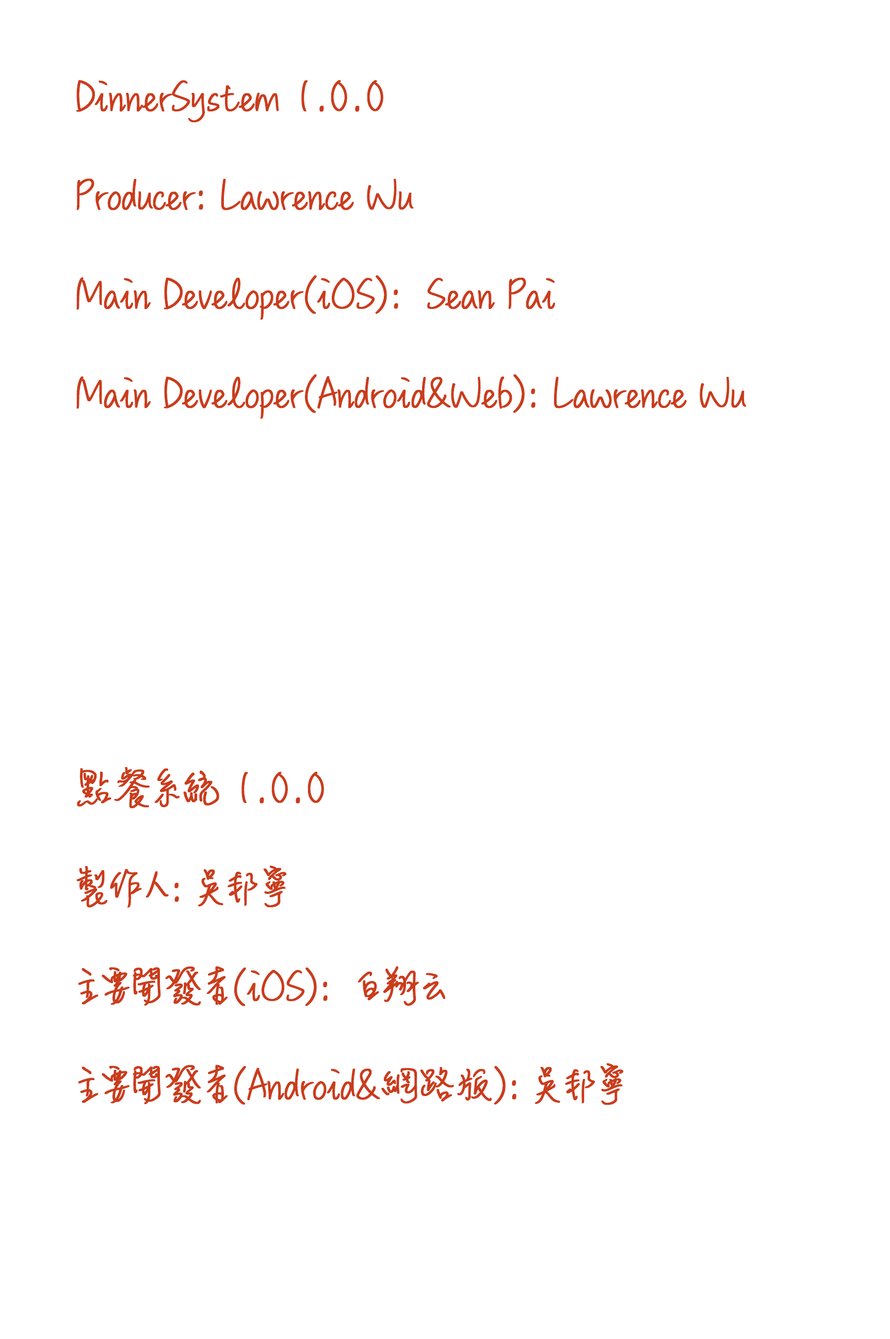
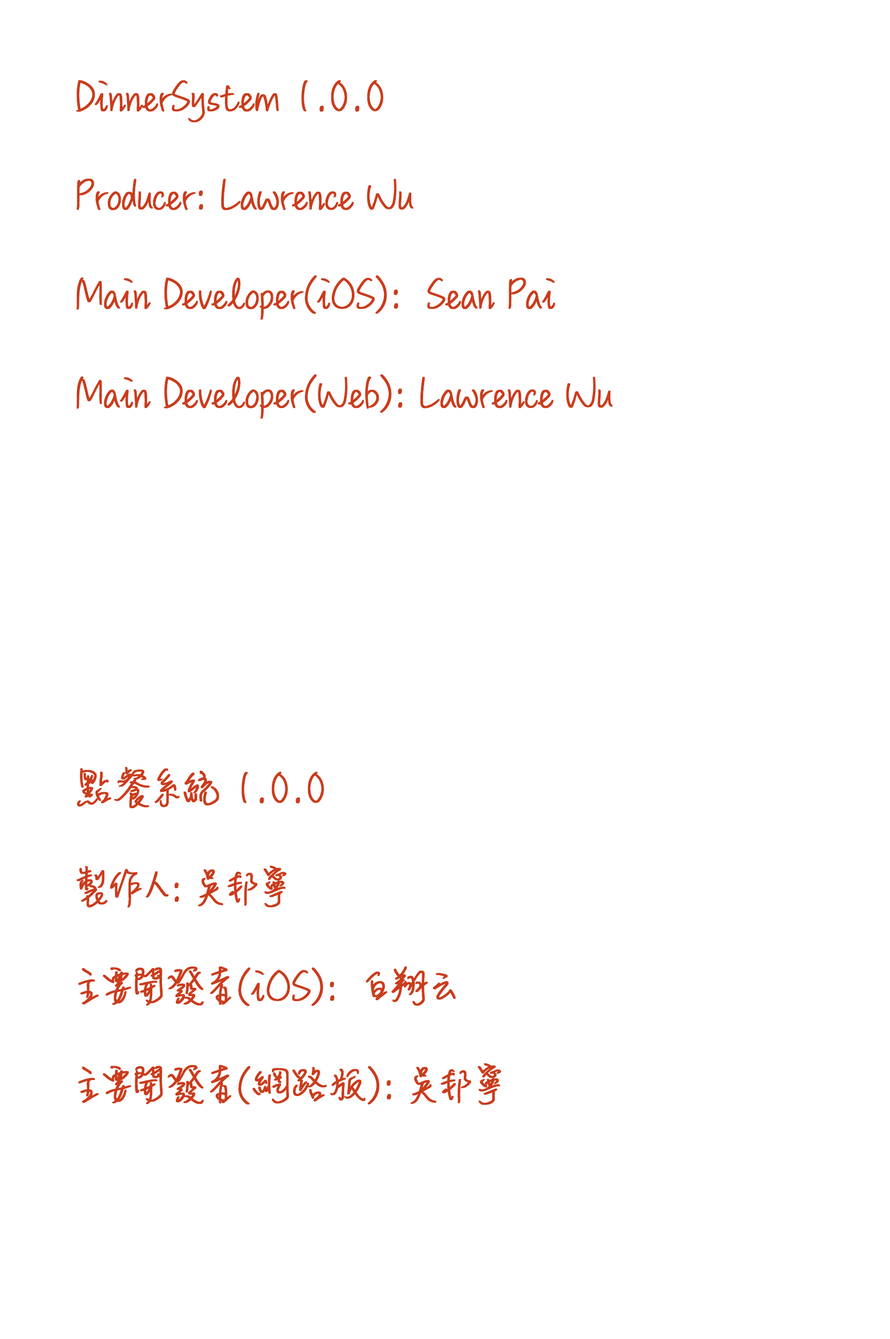
Layer changes from the first 890px x 1339px image to the second:
painted on "DinnerSystem 1.0.0 Producer: Lawrence Wu Main Developer(iOS):" over [77, 373, 747, 1105]
